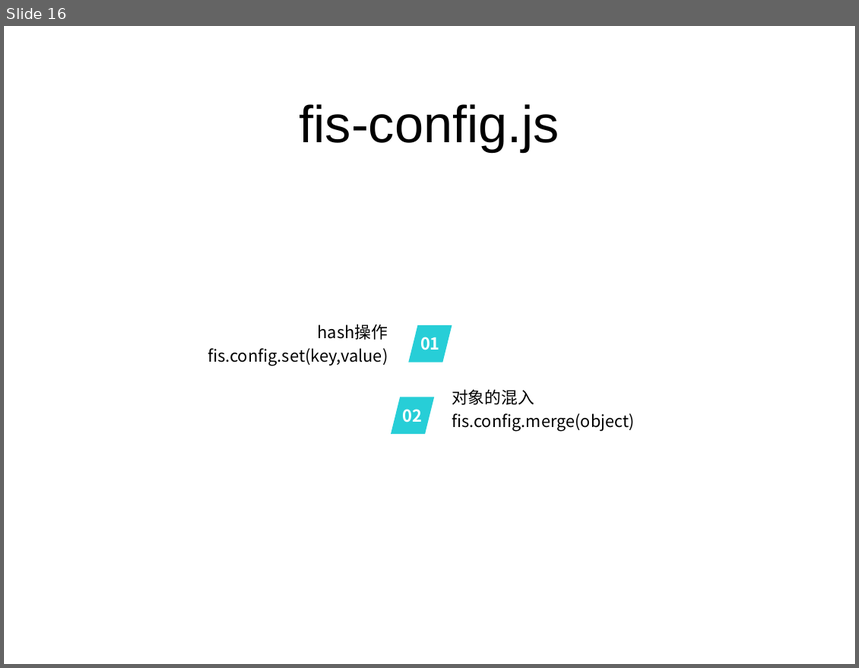
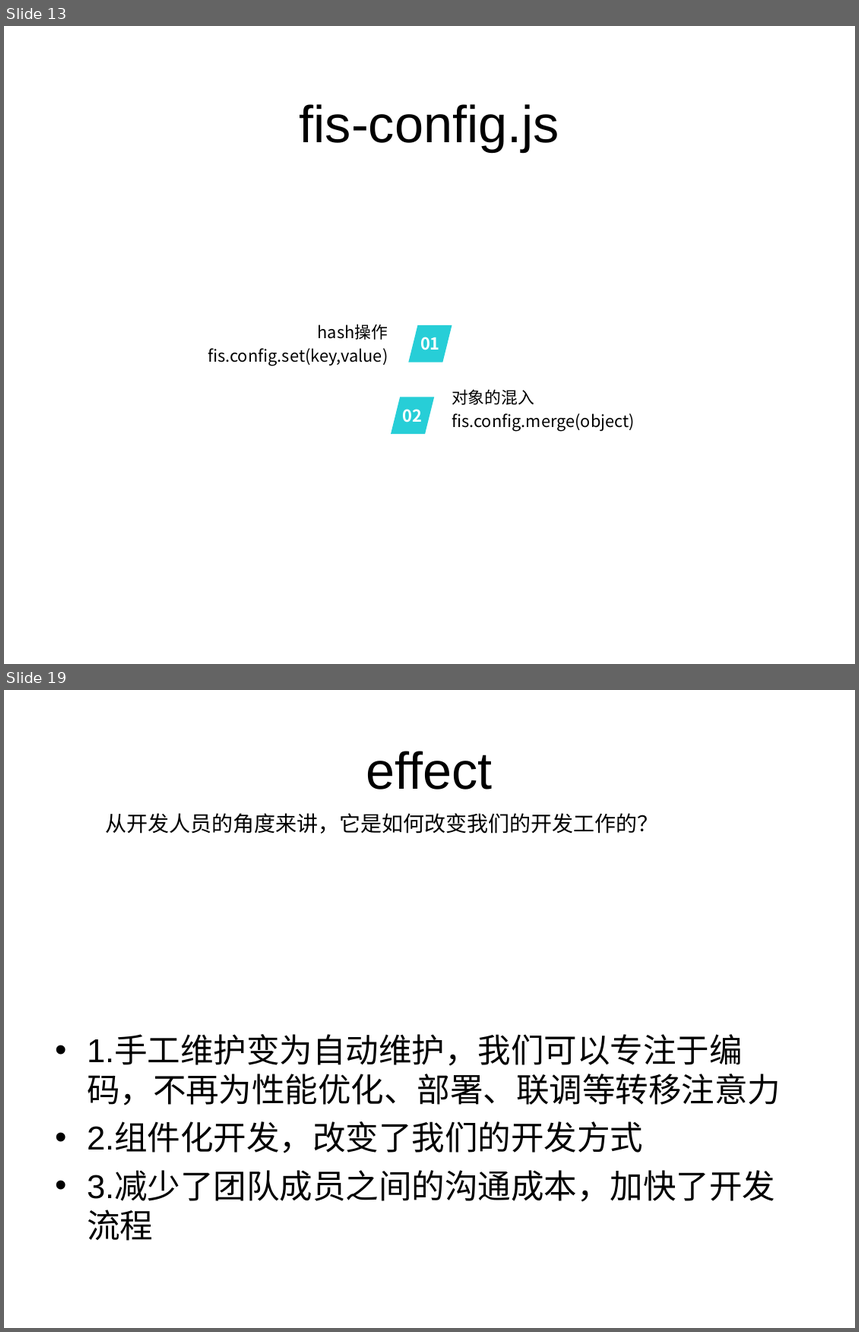
Before and after one commit to somenotes/fis, a slide deck: fis学习.ppt. Shown one above the other, each under a label of ours: slide 16 before the commit, slides 13 and 19 after it; the slides between them are not shown. The pictures are 859x668 and 859x1332 pixels, drawn with LibreOffice and Linux fonts; fonts in the diff are those of the drawing. Boxes give left, top, right and bottom in pixels: in the first picture for what was removed or moved away, otherwise in the second. Text is boxed around its words. In the diff, an @@ line names an element or a change of style, - is before the commit and + after.

```diff
--- a/fis学习.ppt
+++ b/fis学习.ppt
@@ slide 19 added at [4, 690, 855, 1328], background #FFFFFF @@
@@ title added at [367, 751, 493, 790], 44 pt, text #000000 @@
+effect
@@ text added at [105, 813, 658, 834], 18 pt, text #000000 @@
+从开发人员的角度来讲，它是如何改变我们的开发工作的？
@@ text added at [87, 1036, 781, 1241], 28 pt, text #000000 @@
+• 1.手工维护变为自动维护，我们可以专注于编码，不再为性能优化、部署、联调等转移注意力
+• 2.组件化开发，改变了我们的开发方式
+• 3.减少了团队成员之间的沟通成本，加快了开发流程
@@ what was slide 16 is now slide 13 @@
```
Also in this commit, not shown: 9 slides changed, 5 other slides added, 1 slide removed, 1 other file.
